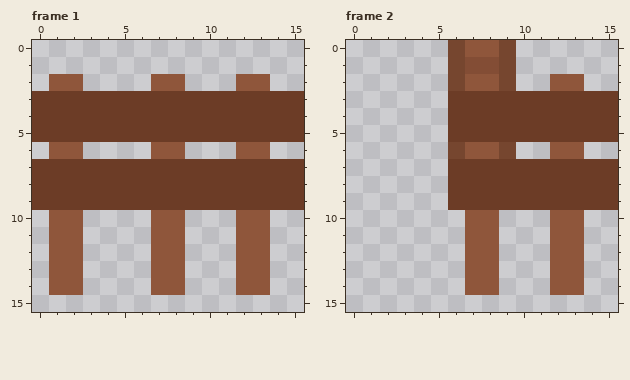
Two versions of one pixel-art file, assets/tiles/Fence.ase. The picture above is the old version.
16x16 pixels, 3 frames. Shown: frame 1, frame 2. The commit also changed other frames, which this record leaves out.
Once edited:
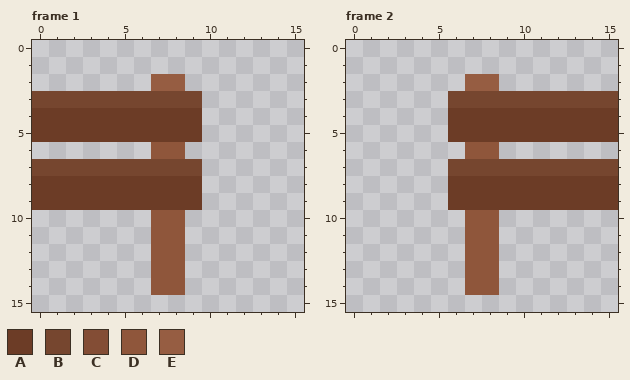
Palette (. is transparent): A #6c3c26  B #76462f  C #834d35  D #8f563b  E #965d42
The edit:
Frame 1:
The edit turns colour A into colour B in row 3 at x 0 to 9; in row 7 at x 0 to 9.
The edit turns colour D into colour E in row 2 at x 7 to 8.
The author cleared colour A in rows 3 to 5 at x 10 to 15; in rows 7 to 9 at x 10 to 15.
The author cleared colour D in row 2 at x 1 to 2 and 12 to 13; in row 6 at x 1 to 2 and 12 to 13; in rows 10 to 14 at x 1 to 2 and 12 to 13.
Frame 2:
The edit turns colour A into colour B in row 3 at x 6 to 15; in row 7 at x 6 to 15.
The edit turns colour D into colour E in row 2 at x 7 to 8.
The author cleared colour B in rows 0 to 2 at x 6 and 9; in row 6 at x 6 and 9.
The author cleared colour C in row 1 at x 7 to 8.
The author cleared colour D in row 0 at x 7 to 8; in row 2 at x 12 to 13; in row 6 at x 12 to 13; in rows 10 to 14 at x 12 to 13.
Boxes around the changes in both pictures, in picture pixels (x1, y1, x2, y2):
changed: (32, 74, 304, 295)
changed: (448, 40, 618, 295)
